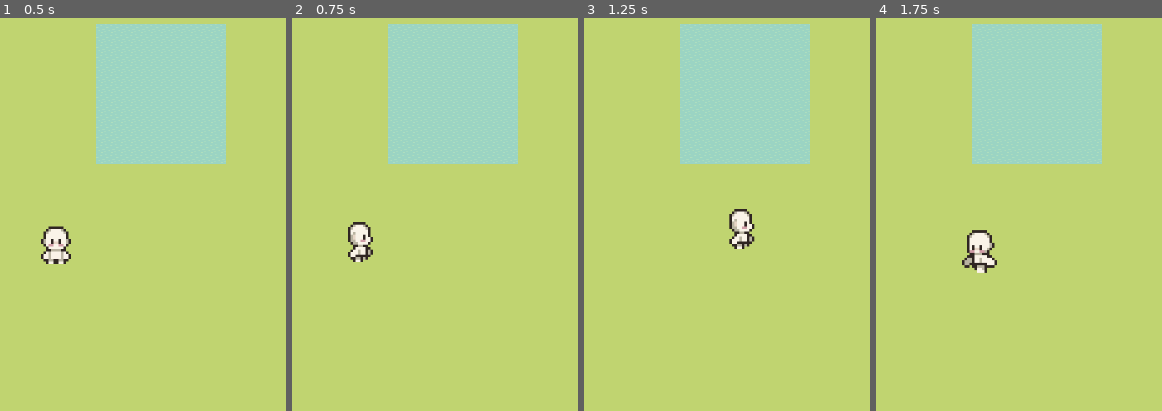
Above: before the commit, frames 1-4 (left to right).
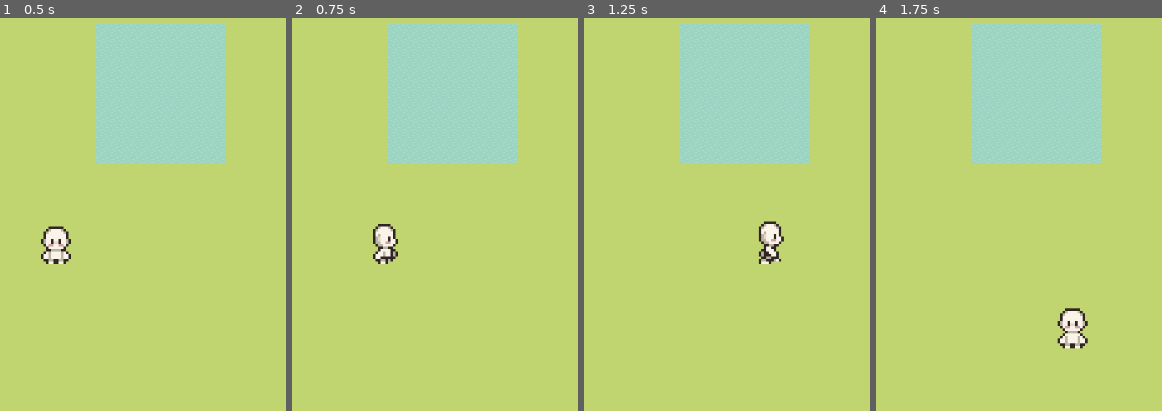
Above: after the commit, the same moments.

Repository: georgiamal/fishing-game
Game: Godot game, scene res://scenes/main.tscn
Two runs of this game, one before a commit and one after it. Both use one fixed random seed, a clock stepped at 60 frames per second and the inputs below.
Inputs (mouse positions are in pixels of both pictures, inside the frame that each line leads up to):
- Up to frame 1 (0.5 s): no input
- Up to frame 2 (0.75 s): tap Enter at 0.5 s; move the mouse to (452, 222) at 0.52 s; hold D (ui_right, bound only after the commit) from 0.53 s (still down); tap F (fishing, bound only after the commit) at 0.6 s; click (452, 222) at 0.67 s
- Up to frame 3 (1.25 s): keep holding D (ui_right, bound only after the commit)
- Up to frame 4 (1.75 s): move the mouse to (outside the picture) at 1.27 s; release D (ui_right, bound only after the commit) at 1.28 s; hold S (ui_down, bound only after the commit) from 1.28 s (still down); tap F (fishing, bound only after the commit) at 1.35 s; click (outside the picture) at 1.42 s

Frame 1 is identical in both runs. In frame 2, 1.5% of the frame differs, in the area x 19-38%, y 51-63%; in frame 3, 1.5%; in frame 4, 1.8%, in the area x 30-75%, y 53-85%.

Commit message:
refactored movement into wasd and states

Diff:
--- a/game/project.godot
+++ b/game/project.godot
@@ -22,6 +22,42 @@
 window/stretch/mode="viewport"
 window/stretch/aspect="expand"
 
+[input]
+
+ui_left={
+"deadzone": 0.5,
+"events": [Object(InputEventKey,"resource_local_to_scene":false,"resource_name":"","device":-1,"window_id":0,"alt_pressed":false,"shift_pressed":false,"ctrl_pressed":false,"meta_pressed":false,"pressed":false,"keycode":65,"physical_keycode":0,"key_label":0,"unicode":97,"location":0,"echo":false,"script":null)
+, Object(InputEventJoypadButton,"resource_local_to_scene":false,"resource_name":"","device":-1,"button_index":13,"pressure":0.0,"pressed":false,"script":null)
+, Object(InputEventJoypadMotion,"resource_local_to_scene":false,"resource_name":"","device":-1,"axis":0,"axis_value":-1.0,"script":null)
+]
+}
+ui_right={
+"deadzone": 0.5,
+"events": [Object(InputEventKey,"resource_local_to_scene":false,"resource_name":"","device":-1,"window_id":0,"alt_pressed":false,"shift_pressed":false,"ctrl_pressed":false,"meta_pressed":false,"pressed":false,"keycode":68,"physical_keycode":0,"key_label":0,"unicode":100,"location":0,"echo":false,"script":null)
+, Object(InputEventJoypadButton,"resource_local_to_scene":false,"resource_name":"","device":-1,"button_index":14,"pressure":0.0,"pressed":false,"script":null)
+, Object(InputEventJoypadMotion,"resource_local_to_scene":false,"resource_name":"","device":-1,"axis":0,"axis_value":1.0,"script":null)
+]
+}
+ui_up={
+"deadzone": 0.5,
+"events": [Object(InputEventKey,"resource_local_to_scene":false,"resource_name":"","device":-1,"window_id":0,"alt_pressed":false,"shift_pressed":false,"ctrl_pressed":false,"meta_pressed":false,"pressed":false,"keycode":87,"physical_keycode":0,"key_label":0,"unicode":119,"location":0,"echo":false,"script":null)
+, Object(InputEventJoypadButton,"resource_local_to_scene":false,"resource_name":"","device":-1,"button_index":11,"pressure":0.0,"pressed":false,"script":null)
+, Object(InputEventJoypadMotion,"resource_local_to_scene":false,"resource_name":"","device":-1,"axis":1,"axis_value":-1.0,"script":null)
+]
+}
+ui_down={
+"deadzone": 0.5,
+"events": [Object(InputEventKey,"resource_local_to_scene":false,"resource_name":"","device":-1,"window_id":0,"alt_pressed":false,"shift_pressed":false,"ctrl_pressed":false,"meta_pressed":false,"pressed":false,"keycode":83,"physical_keycode":0,"key_label":0,"unicode":115,"location":0,"echo":false,"script":null)
+, Object(InputEventJoypadButton,"resource_local_to_scene":false,"resource_name":"","device":-1,"button_index":12,"pressure":0.0,"pressed":false,"script":null)
+, Object(InputEventJoypadMotion,"resource_local_to_scene":false,"resource_name":"","device":-1,"axis":1,"axis_value":1.0,"script":null)
+]
+}
+fishing={
+"deadzone": 0.2,
+"events": [Object(InputEventKey,"resource_local_to_scene":false,"resource_name":"","device":-1,"window_id":0,"alt_pressed":false,"shift_pressed":false,"ctrl_pressed":false,"meta_pressed":false,"pressed":false,"keycode":0,"physical_keycode":70,"key_label":0,"unicode":102,"location":0,"echo":false,"script":null)
+]
+}
+
 [physics]
 
 3d/physics_engine="Jolt Physics"
--- a/game/scripts/player.gd
+++ b/game/scripts/player.gd
@@ -1,12 +1,13 @@
 extends CharacterBody2D
+
+enum State { IDLE, WALKING, FISHING }
+var current_state = State.IDLE
 
 const SPEED = 300.0
 var target_position = Vector2.ZERO
-var is_moving = false
 var last_direction = "down"
 var stop_distance = 5.0
 var water_area
-var is_fishing = false
 var player_near_water = false
 
 @onready var sprite = $AnimatedSprite2D
@@ -17,40 +18,64 @@
 	water_area = get_node("../map/water")
 
 func _input(event):
-#	for touch
-	if event is InputEventScreenTouch and event.pressed:
-		target_position = event.position
-		is_moving = true
-#	for mouse
-	elif event is InputEventMouseButton and event.pressed and event.button_index == MOUSE_BUTTON_LEFT:
-		target_position = get_global_mouse_position()
-		is_moving = true
-	elif event is InputEventKey and event.pressed and event.keycode == KEY_F:
-		try_fishing()
+#	wasd movement
+	if current_state == State.IDLE or current_state == State.FISHING:
+		if Input.is_action_just_pressed("ui_up") or Input.is_action_just_pressed("ui_down") or Input.is_action_just_pressed("ui_left") or Input.is_action_just_pressed("ui_right"):
+			transition_to(State.WALKING)
+
+
+	if current_state == State.IDLE:
+		if Input.is_action_just_pressed("fishing"):
+			try_fishing()
 
 func _physics_process(delta: float) -> void:
-	if is_moving:
-		var direction = (target_position - global_position).normalized()
-		var distance = global_position.distance_to(target_position)
+	match current_state:
+		State.IDLE:
+			handle_idle_state()
+		State.WALKING:
+			handle_walking_state()
+		State.FISHING:
+			handle_fishing_state()
 
-		if distance <= stop_distance:
-			is_moving = false
+func handle_idle_state():
+	velocity = Vector2.ZERO
+
+func handle_walking_state():
+	var input_direction = Input.get_vector("ui_left", "ui_right", "ui_up", "ui_down")
+
+	if input_direction == Vector2.ZERO:
+		transition_to(State.IDLE)
+		return
+
+	var angle = rad_to_deg(input_direction.angle())
+	velocity = input_direction * SPEED
+	update_animation(angle)
+	move_and_slide()
+
+
+func handle_fishing_state():
+	velocity = Vector2.ZERO
+
+func transition_to(new_state: State):
+#	exit previous state
+	match current_state:
+		State.WALKING:
 			velocity = Vector2.ZERO
-#			keep direction when idle after movement
+		State.FISHING:
+#			TODO; cancel fishing here
+			pass
+
+#	enter new state
+	current_state = new_state
+
+	match new_state:
+		State.IDLE:
 			play_animation_for_direction(last_direction, "idle")
-		else:
-			var angle = rad_to_deg(direction.angle())
-			velocity = direction * SPEED
-			update_animation(angle)
-
-		var previous_position = global_position
-		move_and_slide()
-
-		if global_position.distance_to(previous_position) < 0.1:
-#			player is stuck
-			is_moving = false
-			velocity = Vector2.ZERO
-			play_animation_for_direction(last_direction, "idle")
+		State.WALKING:
+			pass
+		State.FISHING:
+#			TODO: add fishing animation here
+			pass
 
 func update_animation(angle: float):
 	var result = get_animation_from_angle(angle)
@@ -86,34 +111,23 @@
 	var animation = type + "_" + direction
 	sprite.play(animation)
 
-func try_fishing():
-
-	if player_near_water:
-		#print("fishing")
-		start_fishing()
-	else:
-		print("too far")
-
-
 func _on_water_body_entered(body: Node2D) -> void:
 	if body.name == "player":
 		player_near_water = true
 		print("in range")
-
 
 func _on_water_body_exited(body: Node2D) -> void:
 	if body.name == "player":
 		player_near_water = false
 		print("out of range")
 
+func try_fishing():
+	if player_near_water:
+		start_fishing()
+
 func start_fishing():
-	is_fishing = true
-	is_moving = false
-	velocity = Vector2.ZERO
-#	TODO: add fishing animation here
-
+	transition_to(State.FISHING)
 	await get_tree().create_timer(2.0).timeout
-
 	catch_fish()
 
 func catch_fish():
@@ -126,9 +140,6 @@
 	var fish_info = fish_data.fish_types[random_fish]
 
 	print("Caught a " + random_fish + "!")
-	print("Rarity: " + str(fish_info["rarity"]))
-	print("Value: " + str(fish_info["value"]))
 
 	# TODO: Add to inventory
-	is_fishing = false
-	play_animation_for_direction(last_direction, "idle")
+	transition_to(State.IDLE)
